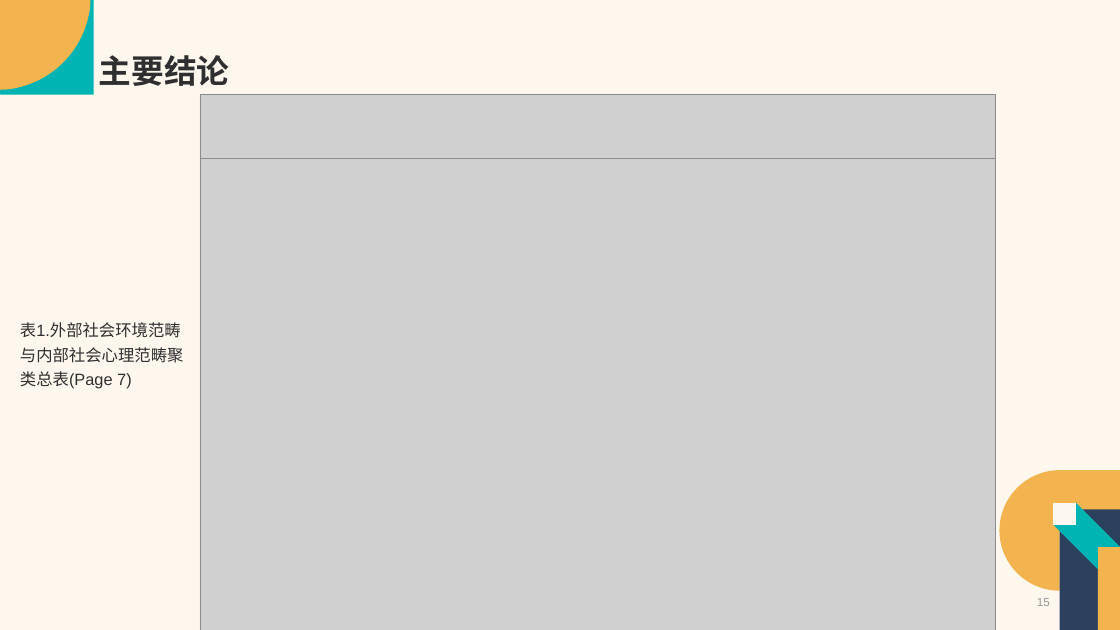
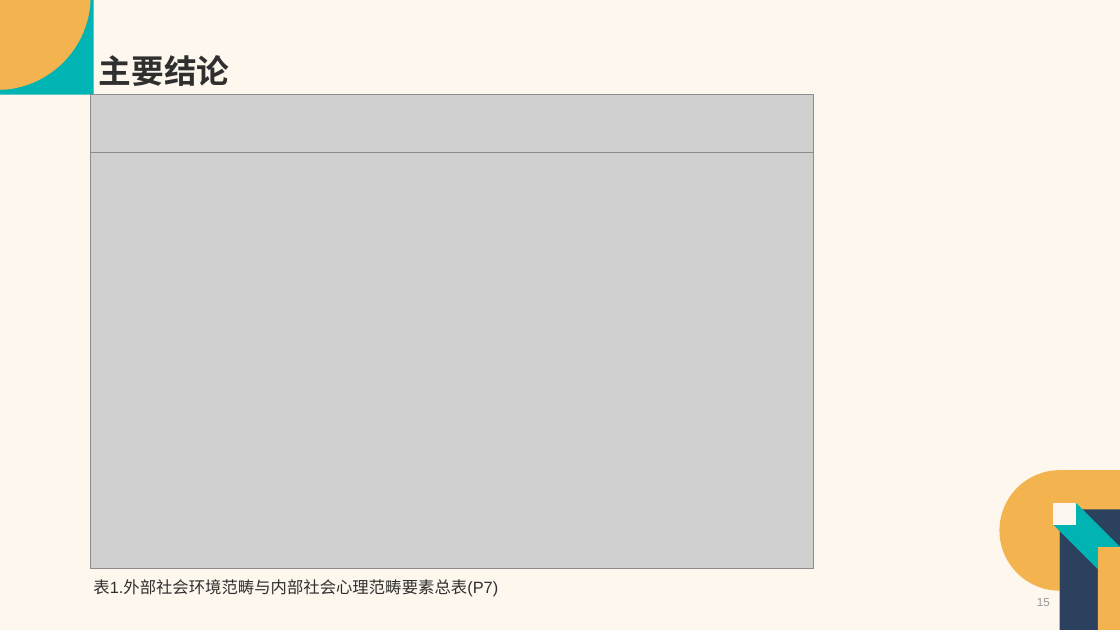
Before and after one commit to Vaelubo/Research, a slide deck: slide 15 of SSCI文章汇报-卢波.pptx. Drawn at 1120x630 pixels with LibreOffice and Linux fonts; fonts in the diff are those of the drawing; grey boxes stand for pictures. Boxes give left, top, right and bottom in pixels: in the first picture for what was removed or moved away, otherwise in the second. Text is boxed around its words. In the diff, an @@ line names an element or a change of style, - is before the commit and + after.

```diff
--- a/SSCI文章汇报-卢波.pptx
+++ b/SSCI文章汇报-卢波.pptx
@@ picture: place and size @@
-picture at [200, 94, 996, 158]
+picture at [91, 94, 814, 152]
@@ picture: place and size @@
-picture at [200, 158, 996, 630]
+picture at [91, 152, 814, 568]
@@ text at [93, 579, 498, 597]: text changed @@
-表1.外部社会环境范畴与内部社会心理范畴聚类总表(Page 7)
+表1.外部社会环境范畴与内部社会心理范畴要素总表(P7)
```
Also in this commit, not shown: 17 other slides changed, 2 other files.
